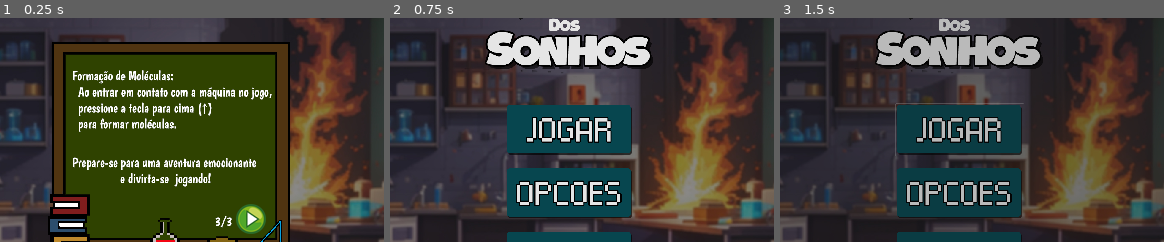
Above: before the commit, frames 1-3 (left to right).
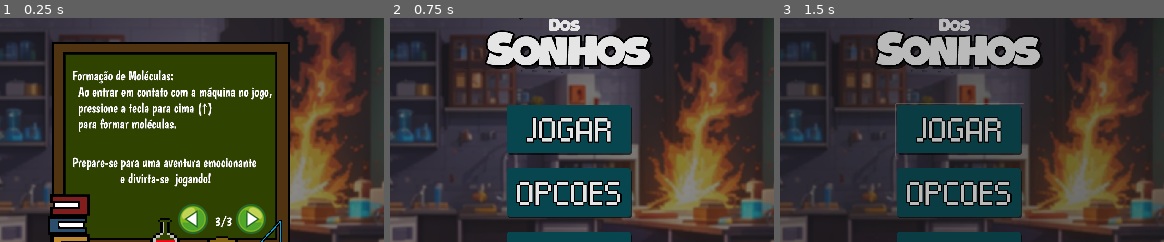
Above: after the commit, the same moments.

Repository: Eduardo-Pyment/Alquimista_dos_Sonhos-A_ultima_semente
Game: Godot game, scene res://Menus/MenuPrincipal/tutorial3.tscn
Two runs of this game, one before a commit and one after it. Both use one fixed random seed, a clock stepped at 60 frames per second and the inputs below. This scene is started directly instead of the project's main scene.
Inputs (mouse positions are % of the whole screen's width and height, from its top left):
- Up to frame 1 (0.25 s): no input
- Up to frame 2 (0.75 s): click (59, 62) at 0.5 s
- Up to frame 3 (1.5 s): click (50, 43) at 1.25 s
The pictures show only the part of the screen within x 27-77%, y 18-68%; the shares and areas given below are measured in that part.

The runs differ from the first frame. In frame 1, 0.8% of the frame differs, in the area x 46-55%, y 83-97%; in frame 2, nothing differs; in frame 3, nothing differs.

Commit message:
adicionei o botao faltante no tutorial 3

Diff:
--- a/Menus/MenuPrincipal/tutorial3.gd
+++ b/Menus/MenuPrincipal/tutorial3.gd
@@ -12,3 +12,6 @@
 
 func _on_avancar_pressed():
 	get_tree().change_scene_to_file("res://Menus/MenuPrincipal/menu_principal.tscn")
+
+func _on_voltar_pressed():
+	get_tree().change_scene_to_file("res://Menus/MenuPrincipal/tutorial2.tscn")
--- a/Menus/MenuPrincipal/tutorial3.tscn
+++ b/Menus/MenuPrincipal/tutorial3.tscn
@@ -1,8 +1,9 @@
-[gd_scene load_steps=5 format=3 uid="uid://dgphl6epb2orn"]
+[gd_scene load_steps=6 format=3 uid="uid://dgphl6epb2orn"]
 
 [ext_resource type="Script" path="res://Menus/MenuPrincipal/tutorial3.gd" id="1_e1wok"]
 [ext_resource type="Texture2D" uid="uid://c18x3bge5r4n" path="res://Assets/AssetsMenu/backgorundmenu.jpg" id="1_smuos"]
 [ext_resource type="Texture2D" uid="uid://pimlclipm4od" path="res://Assets/AssetsMenu/backgroudtutorial3.png" id="3_jn011"]
+[ext_resource type="Texture2D" uid="uid://b5wdbynlnya2d" path="res://Assets/AssetsMenu/BotaoVoltar.png" id="4_jsill"]
 [ext_resource type="Texture2D" uid="uid://cnopie4j6yic6" path="res://Assets/AssetsMenu/BotaoAvancar.png" id="4_lpwvp"]
 
 [node name="tutorial3" type="CanvasLayer"]
@@ -37,6 +38,15 @@
 scale = Vector2(0.4, 0.4)
 texture = ExtResource("3_jn011")
 
+[node name="voltar" type="Button" parent="Control"]
+layout_mode = 0
+offset_left = 378.0
+offset_top = 261.0
+offset_right = 416.0
+offset_bottom = 299.0
+icon = ExtResource("4_jsill")
+flat = true
+
 [node name="avancar" type="Button" parent="Control"]
 layout_mode = 0
 offset_left = 436.0
@@ -46,4 +56,5 @@
 icon = ExtResource("4_lpwvp")
 flat = true
 
+[connection signal="pressed" from="Control/voltar" to="." method="_on_voltar_pressed"]
 [connection signal="pressed" from="Control/avancar" to="." method="_on_avancar_pressed"]
